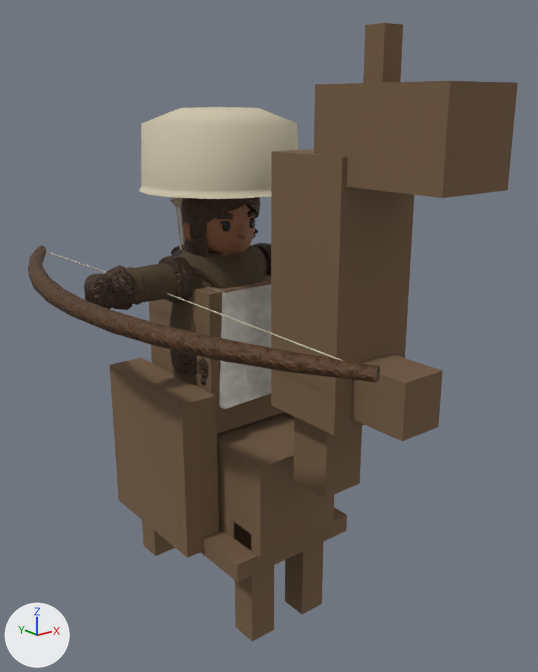
The glTF model csharp/Unciv.Godot/Packs/units/models/unit/Camel Archer.glb, before and after one commit.
One viewpoint serves both versions: a camera (50 mm lens) standing at (-1.47, -2.11, 1.8) and looking at (0.09, -0.15, 1.01). The axes (+X, +Y, +Z) are drawn at lower left. The lights are the same throughout. The first picture is the older version. Where no turn or scale is listed for an object, it has been applied to the vertices. Vertices at exactly the same position are counted once.

The scene before the commit, as lines of its bpy script (objects in view):
```python
me_horse = bpy.data.meshes.new('Horse')
me_horse.from_pydata(...)  # 128 vertices, 192 faces; spans x -0.31..0.31, y -1.04..0.54, z 0.0..1.98
me_horse.materials.append(mat_horse)  # brown #765d45
me_mesh_bow = bpy.data.meshes.new('Mesh_Bow')
me_mesh_bow.from_pydata(...)  # 90 vertices, 168 faces; spans x -0.17..0.17, y -0.98..0.98, z -0.03..0.03
# faces by material slot: [144, 24]
me_mesh_bow.materials.append(mat_leather)
me_mesh_bow.materials.append(mat_bone)
me_mesh_skinned = bpy.data.meshes.new('Mesh_skinned')
me_mesh_skinned.from_pydata(...)  # 2584 vertices, 4803 faces; spans x -0.51..0.51, y -0.279..0.272, z 0.0..1.155
# faces by material slot: [1086, 2864, 403, 138, 280, 32]
me_mesh_skinned.materials.append(mat_wool)
me_mesh_skinned.materials.append(mat_leather)
me_mesh_skinned.materials.append(mat_skin)
me_mesh_skinned.materials.append(mat_dark)
me_mesh_skinned.materials.append(mat_bone)
me_mesh_skinned.materials.append(mat_teamcolor)
ob_bow = bpy.data.objects.new('Bow', me_mesh_bow)
ob_bow.location = (-0.416, -0.039, 1.2)
ob_horsemesh = bpy.data.objects.new('HorseMesh', me_horse)
ob_horsemesh.location = (0.0, 0.0, 0.0)
ob_warrior = bpy.data.objects.new('Warrior', me_mesh_skinned)
ob_warrior.location = (0.0, 0.0, 0.627)
```
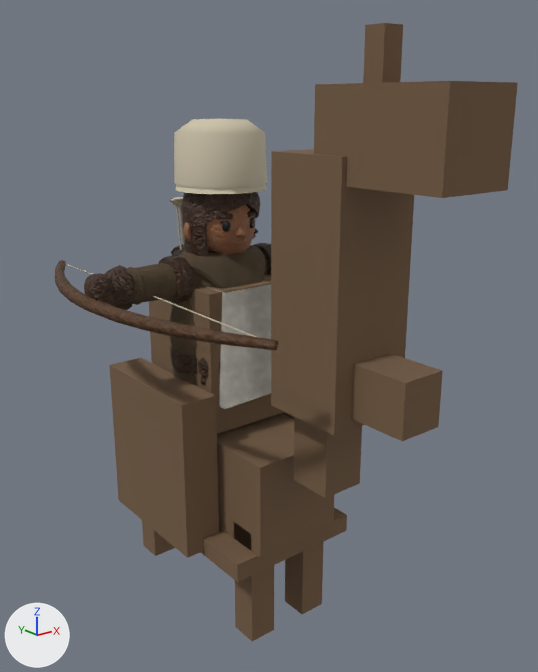
Changed parts and their boxes (x1, y1, x2, y2) in the pictures (538 x 672 px; the box of a moved part takes in the faces that stretch with it):
'Warrior', reshaped
    before: (84, 107, 298, 409)
    after: (84, 119, 271, 409)
'Bow', rescaled (37% narrower, 35% shorter)
    before: (28, 245, 380, 383)
    after: (55, 260, 278, 350)
part 1 of me_mesh_skinned, moved or reshaped
    before: (139, 107, 298, 199)
    after: (174, 119, 267, 194)

The edits, one by one:
me_mesh_skinned is used by ob_warrior; location (0.0, 0.0, 0.627).
me_mesh_skinned had 2584 vertices, 4803 faces and spanned x -0.51..0.51, y -0.279..0.272, z 0.0..1.155.
me_mesh_skinned now has 2584 vertices, 4803 faces and spans x -0.51..0.51, y -0.198..0.232, z 0.0..1.118.
me_mesh_skinned part 1: 81 of 2584 vertices moved; they spanned x -0.273..0.278, y -0.279..0.272, z 0.889..1.155 and now span x -0.155..0.16, y -0.161..0.154, z 0.889..1.118; mean shift (0.0, 0.0, -0.014); largest move (-0.273, -0.003, 0.889) -> (-0.154, -0.003, 0.889).
me_mesh_bow is used by ob_bow; location (-0.416, -0.039, 1.2).
me_mesh_bow had 90 vertices, 168 faces and spanned x -0.17..0.17, y -0.98..0.98, z -0.03..0.03.
me_mesh_bow now has 90 vertices, 168 faces and spans x -0.12..0.11, y -0.66..0.66, z -0.02..0.02.
me_mesh_bow part 2: the whole mesh is scaled about its middle by (0.679, 0.679, 0.694).
